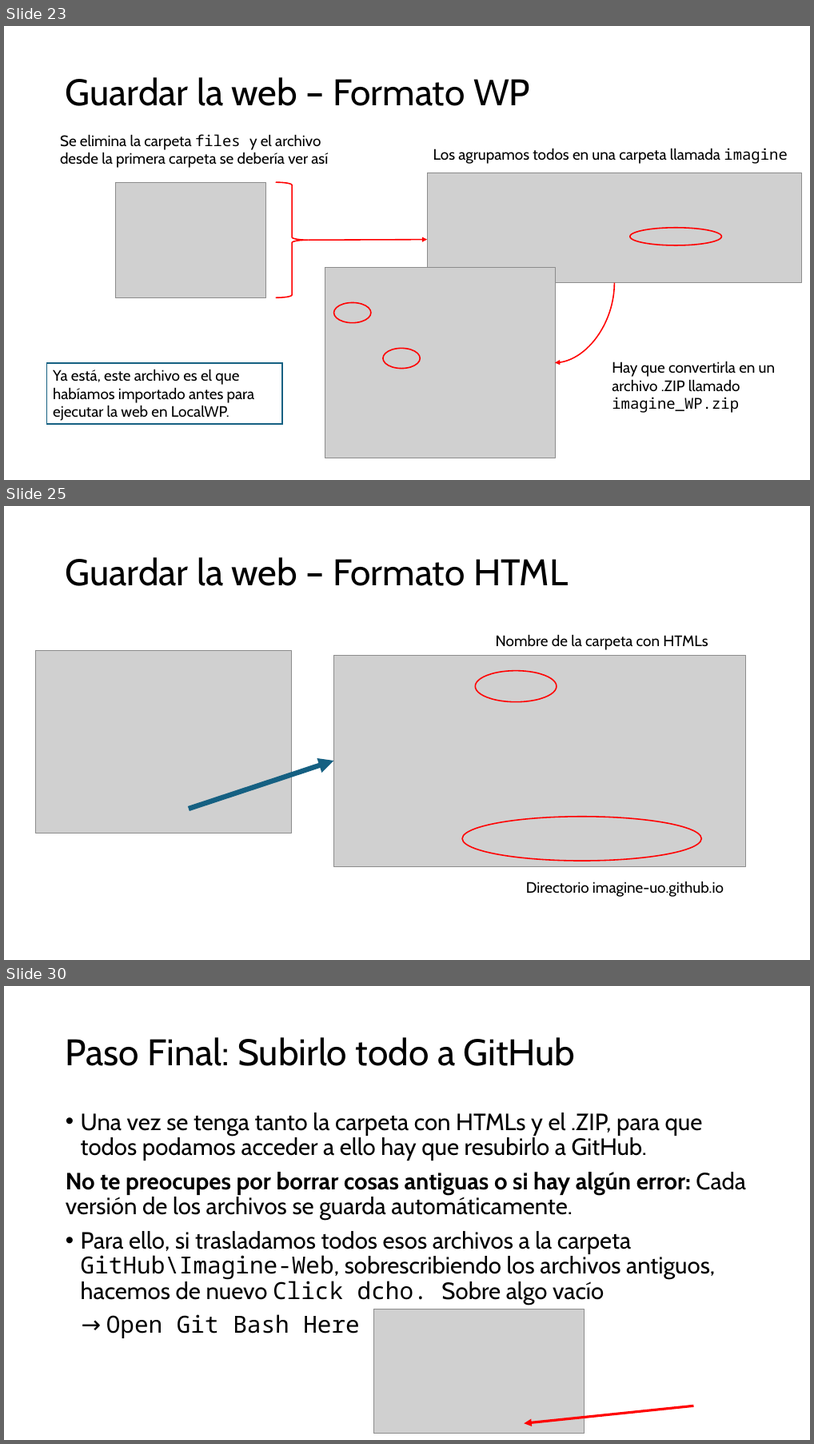
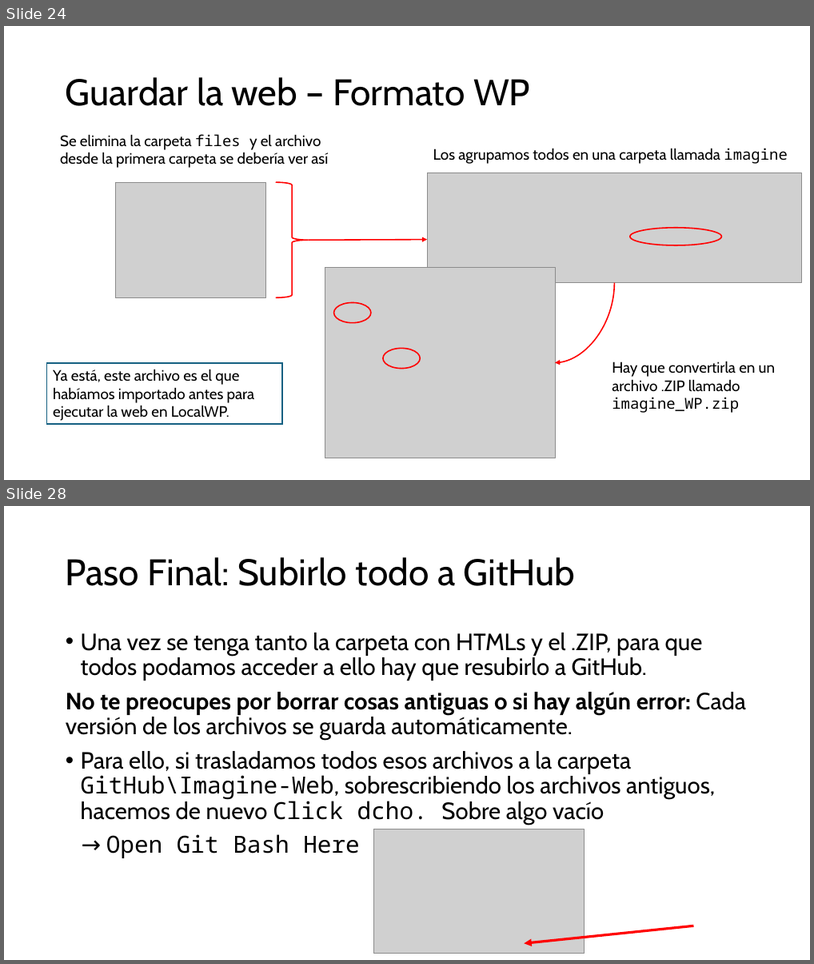
Before and after one commit to imagine-uo/imagine-uo.github.io, a slide deck: Guía para editar la web del grupo.pptx. Shown one above the other, each under a label of ours: slides 23, 25 and 30 before the commit, slides 24 and 28 after it; the slides between them are not shown. The pictures are 814x1444 and 814x964 pixels, drawn with LibreOffice and Linux fonts; fonts in the diff are those of the drawing; grey boxes stand for pictures. Boxes give left, top, right and bottom in pixels: in the first picture for what was removed or moved away, otherwise in the second. Text is boxed around its words. In the diff, an @@ line names an element or a change of style, - is before the commit and + after.

```diff
--- a/Guía para editar la web del grupo.pptx
+++ b/Guía para editar la web del grupo.pptx
@@ slide 25 removed at [4, 506, 810, 960], background #FFFFFF @@
@@ title removed at [66, 557, 568, 586] @@
-Guardar la web – Formato HTML
@@ text removed at [496, 634, 708, 650] @@
-Nombre de la carpeta con HTMLs
@@ picture removed at [36, 651, 291, 832] @@
@@ picture removed at [334, 655, 746, 866] @@
@@ ellipse removed at [476, 671, 557, 702] @@
@@ arrow removed from (189, 808) to (334, 760) @@
@@ ellipse removed at [462, 816, 702, 860] @@
@@ text removed at [526, 880, 724, 896] @@
-Directorio imagine-uo.github.io
@@ what was slide 23 is now slide 24 @@
@@ what was slide 30 is now slide 28 @@
```
Also in this commit, not shown: 5 slides changed, 3 slides added, 4 other slides removed, 1 other file.
